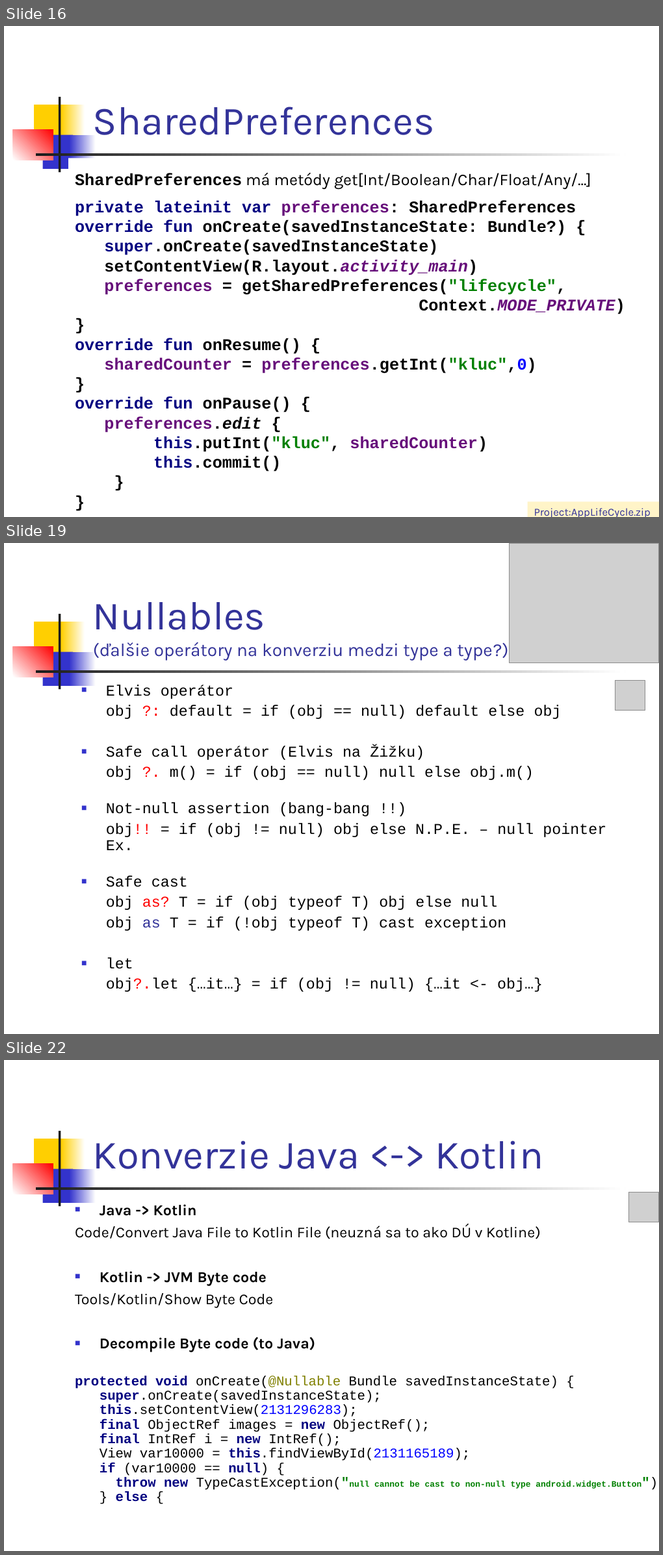
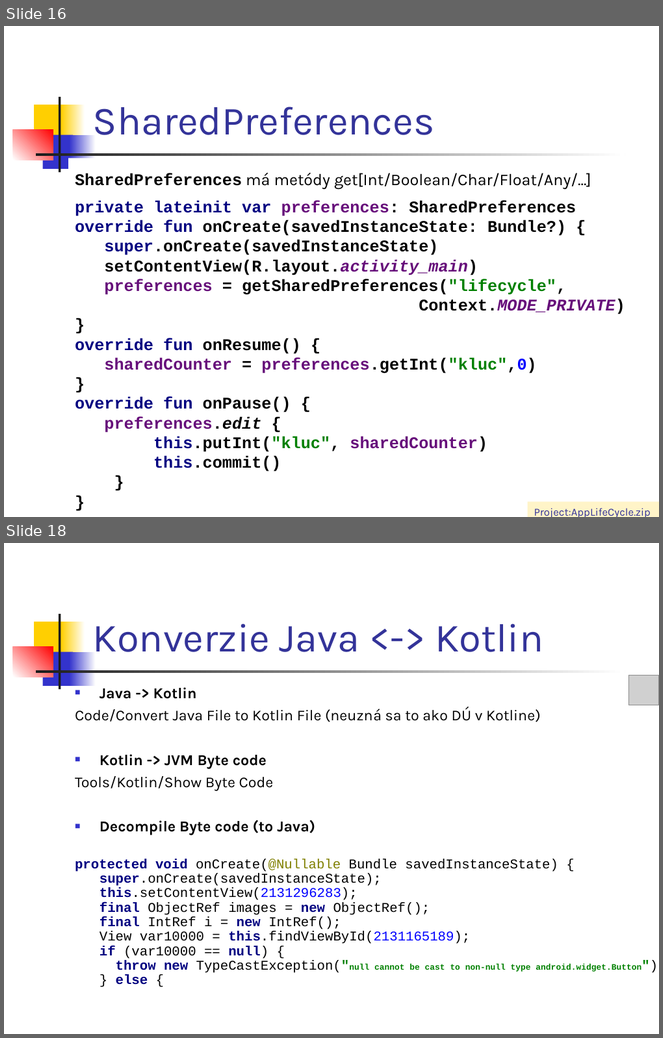
Before and after one commit to vmandro/Prednasky, a slide deck: 04/04_Android.ppt. Shown one above the other, each under a label of ours: slides 16, 19 and 22 before the commit, slides 16 and 18 after it; the slides between them are not shown. The pictures are 663x1555 and 663x1038 pixels, drawn with LibreOffice and Linux fonts; fonts in the diff are those of the drawing; grey boxes stand for pictures. Boxes give left, top, right and bottom in pixels: in the first picture for what was removed or moved away, otherwise in the second. Text is boxed around its words. In the diff, an @@ line names an element or a change of style, - is before the commit and + after.

```diff
--- a/04/04_Android.ppt
+++ b/04/04_Android.ppt
@@ slide 19 removed at (4,543,659,1034), background #FFFFFF; not listed: 7 template elements that a slide beside it also shows @@
@@ picture removed at (509,543,659,663) @@
@@ title removed at (93,602,508,661) @@
-Nullables
-(ďalšie operátory na konverziu medzi type a type?)
@@ text removed at (106,685,607,992) @@
-■ Elvis operátor
-obj ?: default = if (obj == null) default else obj
-■ Safe call operátor (Elvis na Žižku)
-obj ?. m() = if (obj == null) null else obj.m()
-■ Not-null assertion (bang-bang !!)
-obj!! = if (obj != null) obj else N.P.E. – null pointer Ex.
-■ Safe cast
-obj as? T = if (obj typeof T) obj else null
-obj as T = if (!obj typeof T) cast exception
-■ let
-obj?.let {…it…} = if (obj != null) {…it <- obj…}
@@ picture removed at (615,681,646,711) @@
@@ what was slide 22 is now slide 18 @@
```
Also in this commit, not shown: 3 slides changed, 3 other slides removed, 7 other files.
